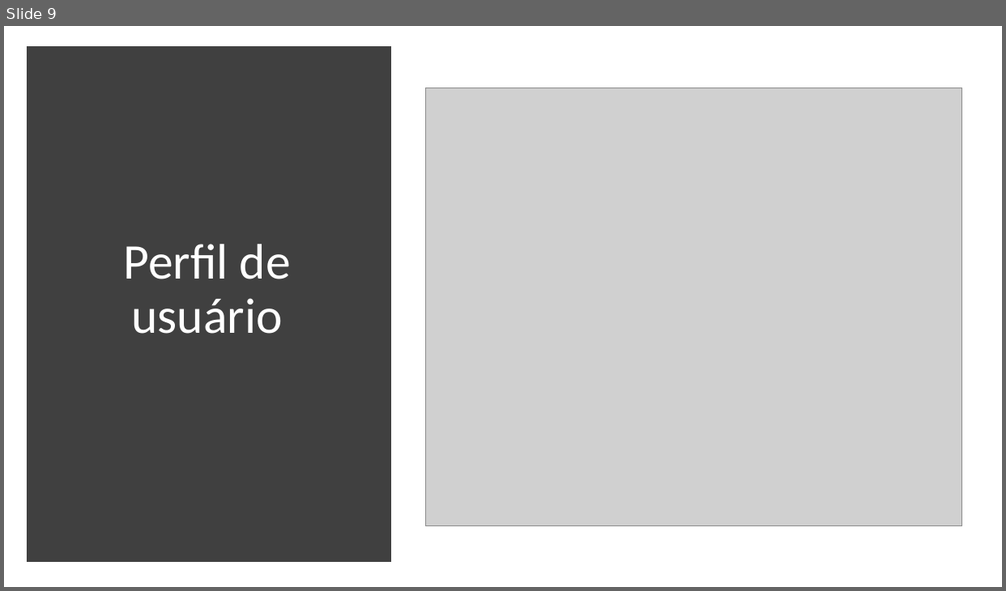
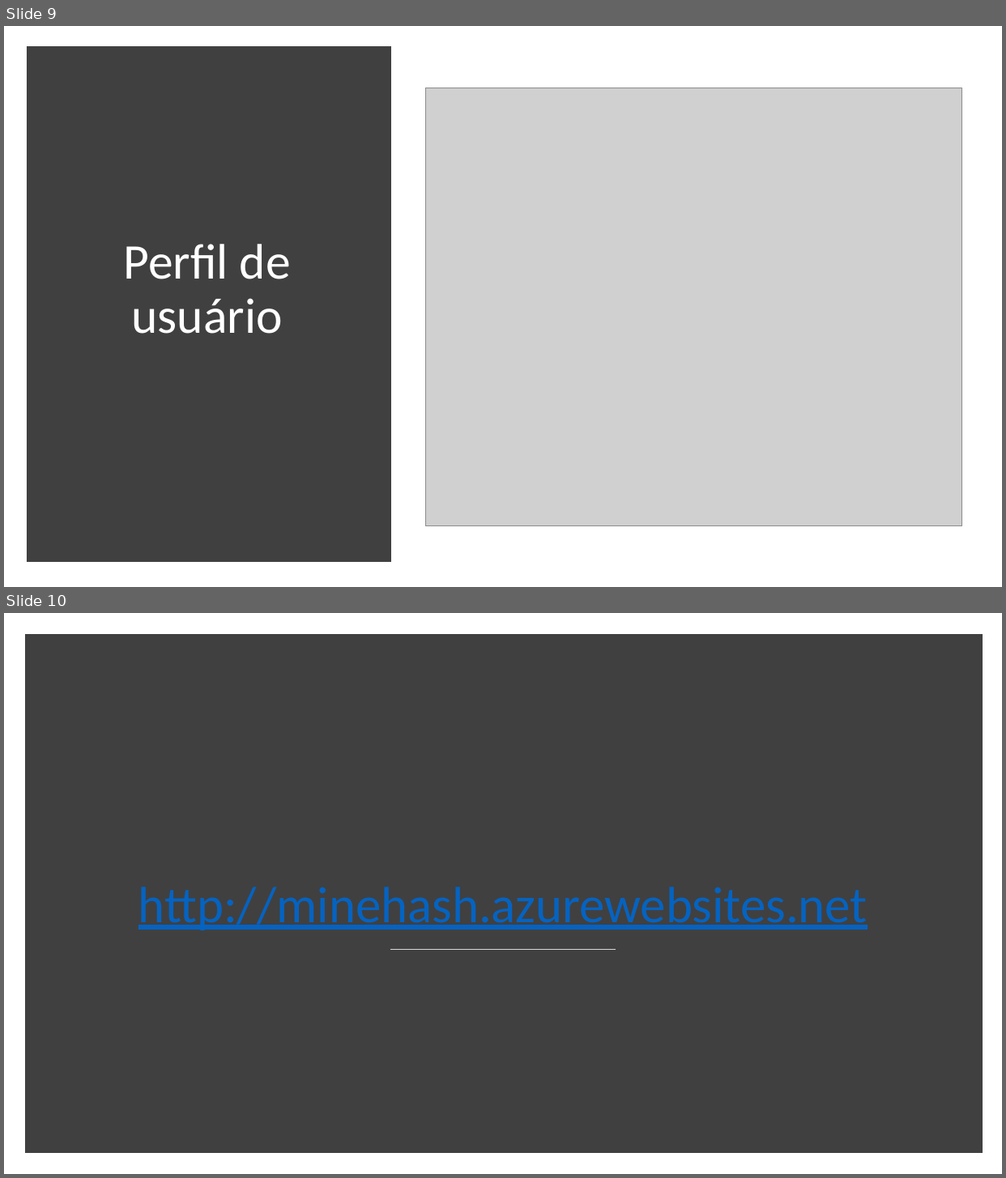
Before and after one commit to Fabicaneyu/.mineHash, a slide deck: Documentação/Slides/Entregas da 2° Sprint.pptx. Shown one above the other, each under a label of ours: slide 9 before the commit, slides 9 and 10 after it. The pictures are 1006x591 and 1006x1178 pixels, drawn with LibreOffice and Linux fonts; fonts in the diff are those of the drawing; grey boxes stand for pictures. Boxes give left, top, right and bottom in pixels: in the first picture for what was removed or moved away, otherwise in the second. Text is boxed around its words. In the diff, an @@ line names an element or a change of style, - is before the commit and + after.

```diff
--- a/Documentação/Slides/Entregas da 2° Sprint.pptx
+++ b/Documentação/Slides/Entregas da 2° Sprint.pptx
@@ slide 10 added at (4,613,1002,1174), background #FFFFFF @@
@@ rectangle added at (30,639,978,1148), fill #404040, outline #404040 10 pt @@
@@ title added at (138,887,867,931), 49 pt, text #0563C1, underline @@
+http://minehash.azurewebsites.net
@@ line added from (391, 949) to (616, 949), #D9D9D9 1 pt @@
```
Also in this commit, not shown: 1 slide changed, 2 other files.
